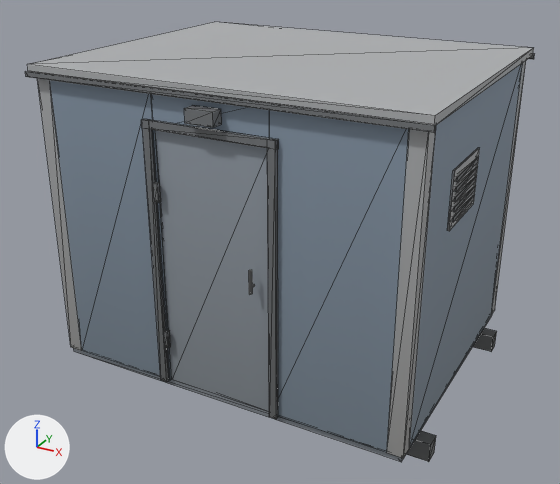
One commit to the glTF model models/base/parts/shed.glb: the scene before it, then after it.
Both versions are drawn from a 50 mm lens placed at (2.82, -5.36, 3.69), pointed at (-0.05, -0.13, 1.07). Lighting does not change. The marker at lower left points along +X, +Y and +Z. The older version comes first. Mesh edges are drawn as thin lines. Vertices at exactly the same position are counted once.

Names of what the first picture shows: 'shed'.
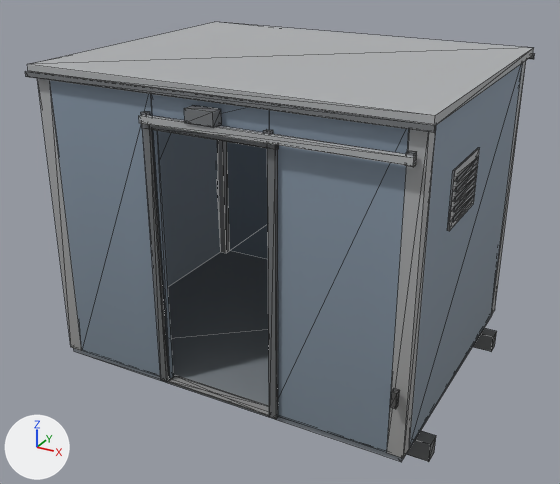
Scene script edits in JSON lines:
```json
{"op": "add", "block": "mat_rubber", "code": ["mat_rubber = bpy.data.materials.new('Rubber')", "mat_rubber.use_nodes = True; mat_rubber.node_tree.nodes.clear()", "_N = mat_rubber.node_tree.nodes; _L = mat_rubber.node_tree.links", "n0 = _N.new('ShaderNodeBsdfPrincipled'); n0.name = 'Principled BSDF'", "n0.inputs[2].default_value = 0.7  # 'Roughness'", "n1 = _N.new('ShaderNodeOutputMaterial'); n1.name = 'Material Output'", "n2 = _N.new('ShaderNodeVertexColor'); n2.name = 'Color Attribute'", "_L.new(n0.outputs[0], n1.inputs[0])  # 'BSDF' to 'Surface'", "_L.new(n2.outputs[0], n0.inputs[0])  # 'Color' to 'Base Color'"]}
{"block": "me_base", "where": "# used by ob_shed; location = (0.0, 0.0, 0.0)"}
{"op": "remove", "block": "me_base", "code": "me_base.from_pydata(...)  # 330 vertices, 540 faces; spans x -1.6..1.6, y -1.31..1.34, z 0.0..2.6"}
{"op": "add", "block": "me_base", "code": "me_base.from_pydata(...)  # 322 vertices, 520 faces; spans x -1.6..1.6, y -1.31..1.34, z 0.0..2.6"}
{"block": "me_base", "change": "me_base part 1: the loose piece of 8 vertices spanning x -0.46..-0.42, y -1.25..-1.22, z 0.53..0.67 is moved by (1.87, -0.03, 0.1), in mat_rubber"}
{"block": "me_base", "change": "me_base part 2: a new loose piece, a box spanning x -0.495..1.455, y -1.3..-1.25, z 2.31..2.36, in mat_steel"}
{"block": "me_base", "change": "me_base part 3: a new loose piece, a box spanning x 0.455..0.505, y -1.265..-1.225, z 2.295..2.375, in mat_steel"}
{"block": "me_base", "change": "me_base part 4: a new loose piece, a box spanning x 1.395..1.445, y -1.265..-1.225, z 2.295..2.375, in mat_steel"}
{"block": "me_base", "change": "me_base part 5: a new loose piece, a box spanning x -0.46..0.46, y -1.23..-1.13, z 0.2..0.208, in mat_steel"}
{"block": "me_base", "change": "me_base part 6: the loose piece of 18 vertices spanning x 0.33..0.35, y -1.27..-1.25, z 1.2..1.38 is deleted"}
{"block": "me_base", "change": "me_base part 7: the loose piece of 8 vertices spanning x -0.46..-0.42, y -1.25..-1.22, z 1.73..1.87 is deleted"}
{"block": "me_base", "change": "me_base part 8: the loose piece of 8 vertices spanning x -0.45..0.45, y -1.19..-1.15, z 0.2..2.24 is deleted"}
{"block": "me_base", "change": "other edits to the shape of me_base do not show in these pictures"}
{"op": "add", "block": "me_base", "code": "me_base.materials.append(mat_rubber)"}
```

Boxes [x1, y1, x2, y2] around the edits, measured in the pictures (560 x 484 px; the box of a moved part takes in the faces that stretch with it):
```json
{"part": 1, "of": "me_base", "change": "moved or reshaped", "before": [163, 330, 171, 348], "after": [390, 388, 400, 409]}
{"part": 2, "of": "me_base", "change": "added", "after": [139, 115, 417, 166]}
{"part": 3, "of": "me_base", "change": "added", "after": [263, 129, 273, 144]}
{"part": 4, "of": "me_base", "change": "added", "after": [405, 151, 417, 167]}
{"part": 5, "of": "me_base", "change": "added", "after": [168, 375, 269, 416]}
{"part": 6, "of": "me_base", "change": "deleted", "before": [249, 270, 252, 295]}
{"part": 7, "of": "me_base", "change": "deleted", "before": [153, 182, 161, 203]}
{"part": 8, "of": "me_base", "change": "deleted", "before": [155, 131, 269, 412]}
```
